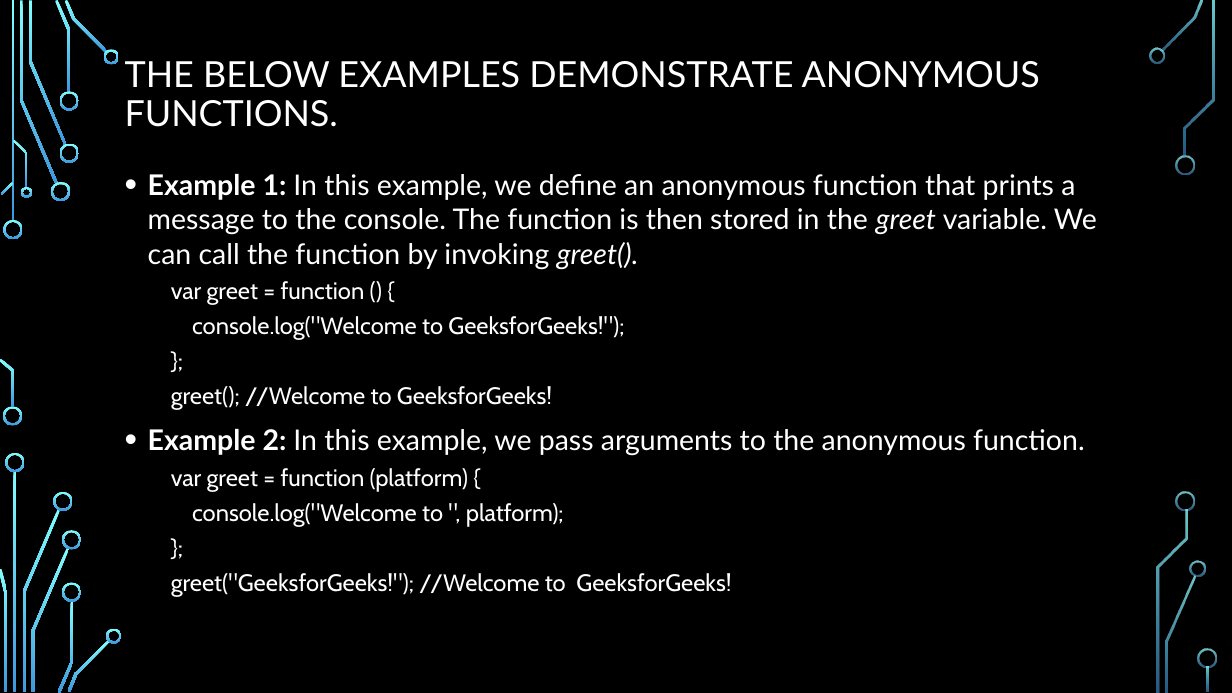
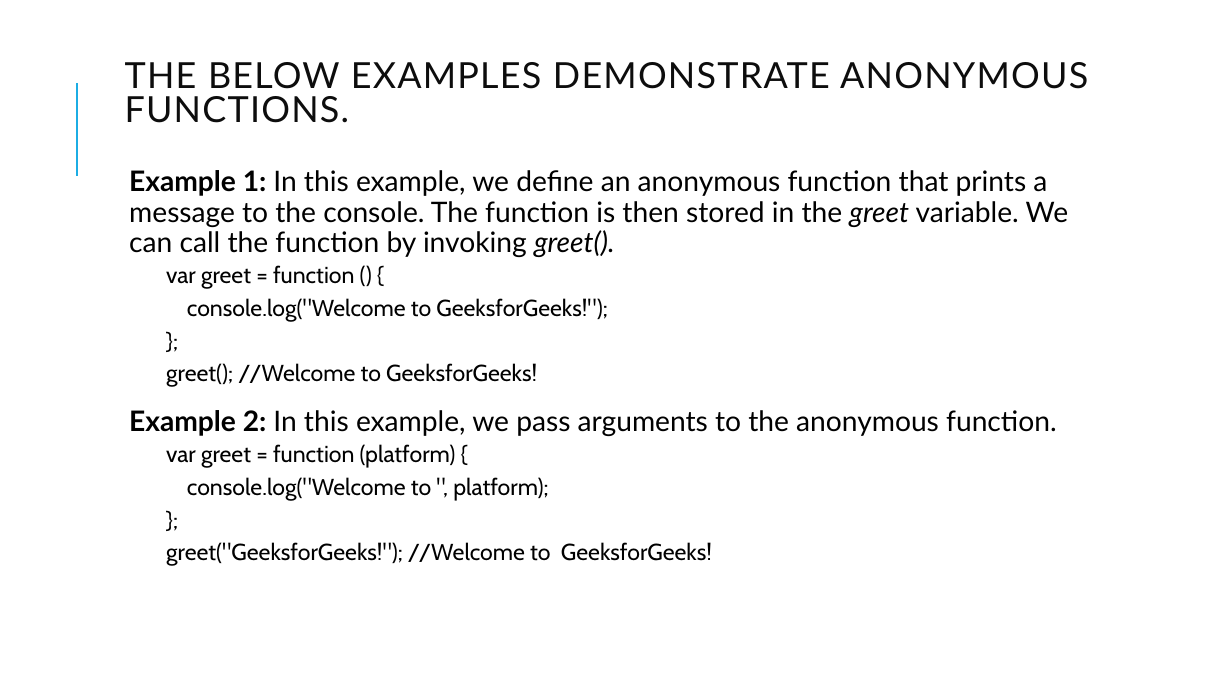
Before and after one commit to PramodJana/JavaScript, a slide deck: slide 6 of GFG JS Course Curriculam/Articles/003 Funtional Programming.pptx. Drawn at 1232x693 pixels with LibreOffice and Linux fonts; fonts in the diff are those of the drawing; background and template pictures are left out. Boxes give left, top, right and bottom in pixels: in the first picture for what was removed or moved away, otherwise in the second. Text is boxed around its words. In the diff, an @@ line names an element or a change of style, - is before the commit and + after.

```diff
--- a/GFG JS Course Curriculam/Articles/003 Funtional Programming.pptx
+++ b/GFG JS Course Curriculam/Articles/003 Funtional Programming.pptx
@@ background picture (left out) to #FFFFFF @@
@@ line added from (77, 176) to (77, 83), #1CADE4 1.5 pt @@
@@ title "THE BELOW EXAMPLES DEMONSTRATE ANONYMOUS ..." at (125, 62, 1088, 123): text colour #FFFFFF to #0D0D0D, letter spacing 0 to 1 pt; line spacing 0.9 to 0.8 @@
@@ text "Example 1: In this example, ..." at (129, 170, 1069, 566): size 22.2 to 22 pt in "Example 1: In this example, we define ...", "Example 2: In this example, we pass ..."; text colour #FFFFFF to #000000; size 18.5 to 18 pt in "var greet = function () {", "console.log("Welcome to GeeksforGeeks!");", "};", "greet(); //Welcome to GeeksforGeeks!" and 4 more places; bullet • to  ; line spacing 1 to 0.9; more space between paragraphs @@
@@ group removed at (0, 0, 1217, 693): 33 freeform shapes, 3 rectangles @@
```
Also in this commit, not shown: 15 other slides changed, 27 slides added, 27 slides removed.
